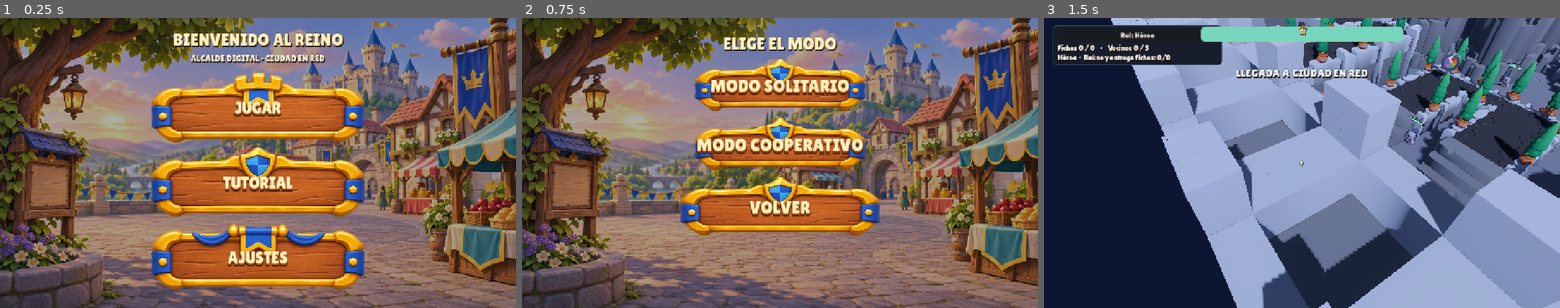
Above: before the commit, frames 1-3 (left to right).
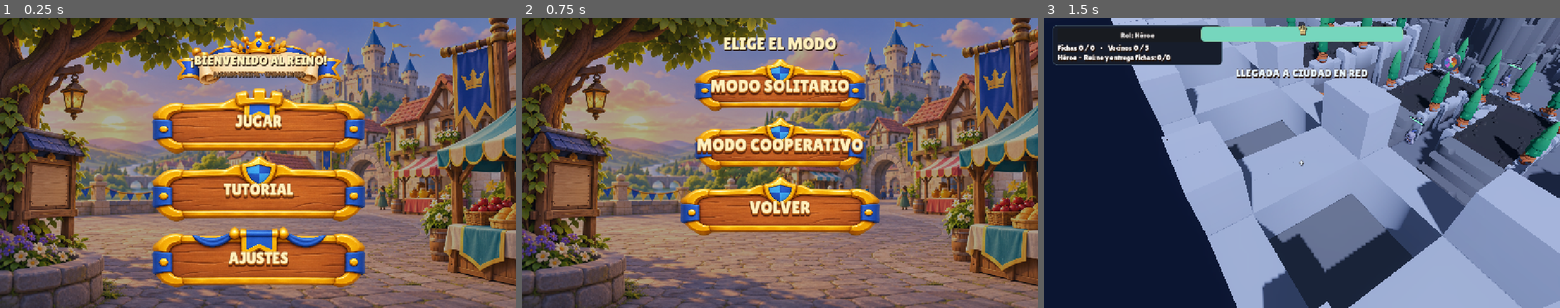
Above: after the commit, the same moments.

Repository: GM-Tin/alcalde-digital
Game: Godot game, scene res://main.tscn
Two runs of this game, one before a commit and one after it. Both use one fixed random seed, a clock stepped at 60 frames per second and the inputs below.
Inputs:
- Up to frame 1 (0.25 s): no input
- Up to frame 2 (0.75 s): click "JUGAR" at 0.5 s
- Up to frame 3 (1.5 s): click "MODO SOLITARIO" at 1.25 s

The runs differ from the first frame. In frame 1, 22% of the frame differs, in the area x 29-71%, y 4-94%; in frame 2, less than 0.1%; in frame 3, nothing differs.

Commit message:
Polish cartoon welcome menu layout

Diff:
--- a/godot3d/scripts/world.gd
+++ b/godot3d/scripts/world.gd
@@ -1508,7 +1508,7 @@
 		home_style.border_color = Color(0, 0, 0, 0)
 		home_style.set_border_width_all(0)
 		menu_panel.add_theme_stylebox_override("panel", home_style)
-		menu_content.add_theme_constant_override("separation", 8)
+		menu_content.add_theme_constant_override("separation", 4)
 	else:
 		menu_panel.offset_left = -390
 		menu_panel.offset_top = -340
@@ -1528,15 +1528,12 @@
 	title.horizontal_alignment = HORIZONTAL_ALIGNMENT_CENTER
 	_style_cartoon_text(title, 42)
 	title.add_theme_color_override("font_color", Color("fff0bd"))
-	if page != "tutorial":
+	if page == "home":
+		_add_welcome_header(title)
+	elif page != "tutorial":
 		menu_content.add_child(title)
 	match page:
 		"home":
-			title.text = "BIENVENIDO AL REINO"
-			_add_menu_label("ALCALDE DIGITAL · CIUDAD EN RED", 17)
-			var home_spacer := Control.new()
-			home_spacer.custom_minimum_size = Vector2(1, 6)
-			menu_content.add_child(home_spacer)
 			_add_image_menu_button("JUGAR", 0, func(): _show_menu_page("mode"))
 			_add_image_menu_button("TUTORIAL", 1, func(): _show_menu_page("tutorial"))
 			_add_image_menu_button("AJUSTES", 2, func(): _show_menu_page("settings"))
@@ -1640,6 +1637,47 @@
 	label.add_theme_color_override("font_color", Color("f7f2df"))
 	menu_content.add_child(label)
 
+func _add_welcome_header(title: Label) -> void:
+	# A compact illustrated crest keeps the welcome copy clear of the button art.
+	var header := Control.new()
+	header.name = "WelcomeHeader"
+	header.custom_minimum_size = Vector2(620, 140)
+	header.size_flags_horizontal = Control.SIZE_EXPAND_FILL
+	var banner := TextureRect.new()
+	banner.texture = load("res://assets/ui/welcome_banner.png") as Texture2D
+	banner.set_anchors_and_offsets_preset(Control.PRESET_FULL_RECT)
+	banner.expand_mode = TextureRect.EXPAND_IGNORE_SIZE
+	banner.stretch_mode = TextureRect.STRETCH_KEEP_ASPECT_CENTERED
+	banner.mouse_filter = Control.MOUSE_FILTER_IGNORE
+	header.add_child(banner)
+	title.text = "¡BIENVENIDO AL REINO!"
+	title.set_anchors_and_offsets_preset(Control.PRESET_FULL_RECT)
+	title.offset_left = 18
+	title.offset_right = -18
+	title.offset_top = 56
+	title.offset_bottom = -44
+	title.add_theme_font_size_override("font_size", 32)
+	title.add_theme_color_override("font_color", Color("fff1bb"))
+	title.add_theme_constant_override("outline_size", 3)
+	title.mouse_filter = Control.MOUSE_FILTER_IGNORE
+	header.add_child(title)
+	var subtitle := Label.new()
+	subtitle.text = "ALCALDE DIGITAL · CIUDAD EN RED"
+	subtitle.horizontal_alignment = HORIZONTAL_ALIGNMENT_CENTER
+	subtitle.vertical_alignment = VERTICAL_ALIGNMENT_CENTER
+	subtitle.set_anchors_and_offsets_preset(Control.PRESET_FULL_RECT)
+	subtitle.offset_left = 18
+	subtitle.offset_right = -18
+	subtitle.offset_top = 94
+	subtitle.offset_bottom = -16
+	_style_cartoon_text(subtitle, 15)
+	subtitle.add_theme_color_override("font_color", Color("70421c"))
+	subtitle.add_theme_color_override("font_outline_color", Color("fff1cf"))
+	subtitle.add_theme_constant_override("outline_size", 1)
+	subtitle.mouse_filter = Control.MOUSE_FILTER_IGNORE
+	header.add_child(subtitle)
+	menu_content.add_child(header)
+
 func _style_cartoon_text(control: Control, font_size: int) -> void:
 	control.add_theme_font_override("font", CARTOON_FONT)
 	control.add_theme_font_size_override("font_size", font_size)
@@ -1759,7 +1797,7 @@
 	var button := Button.new()
 	button.name = "ImageButton_%s" % caption.to_pascal_case()
 	button.focus_mode = Control.FOCUS_ALL
-	button.custom_minimum_size = Vector2(535, 178)
+	button.custom_minimum_size = Vector2(535, 166)
 	button.size_flags_horizontal = Control.SIZE_SHRINK_CENTER
 	button.mouse_filter = Control.MOUSE_FILTER_STOP
 	button.text = ""
@@ -1772,8 +1810,13 @@
 	button.add_theme_stylebox_override("focus", hover_style)
 	_add_extruded_button_text(button, caption, 39)
 	button.pressed.connect(callback)
-	button.mouse_entered.connect(func(): _animate_image_menu_button(button, Color(1.1, 1.06, 0.94)))
-	button.mouse_exited.connect(func(): _animate_image_menu_button(button, Color.WHITE))
+	button.resized.connect(func(): button.pivot_offset = button.size / 2.0)
+	button.mouse_entered.connect(func(): _animate_image_menu_button(button, Color(1.1, 1.06, 0.94), Vector2(1.025, 1.025)))
+	button.mouse_exited.connect(func(): _animate_image_menu_button(button, Color.WHITE, Vector2.ONE))
+	button.gui_input.connect(func(event: InputEvent):
+		if event is InputEventMouseButton and event.button_index == MOUSE_BUTTON_LEFT:
+			_animate_image_menu_button(button, Color(0.9, 0.82, 0.66) if event.pressed else Color(1.1, 1.06, 0.94), Vector2(0.97, 0.97) if event.pressed else Vector2.ONE)
+	)
 	menu_content.add_child(button)
 
 func _add_extruded_button_text(button: Button, caption: String, lettering_size: int = 39) -> void:
@@ -1829,12 +1872,13 @@
 	style.content_margin_bottom = 8.0
 	return style
 
-func _animate_image_menu_button(button: Button, target_tint: Color) -> void:
+func _animate_image_menu_button(button: Button, target_tint: Color, target_scale: Vector2 = Vector2.ONE) -> void:
 	if not is_instance_valid(button):
 		return
 	var tween := create_tween()
 	tween.set_ease(Tween.EASE_OUT)
 	tween.parallel().tween_property(button, "modulate", target_tint, 0.12)
+	tween.parallel().tween_property(button, "scale", target_scale, 0.12)
 
 func _add_tutorial_card(icon_text: String, description: String) -> void:
 	var row := HBoxContainer.new()
Binary file added: godot3d/assets/ui/welcome_banner.png
Not shown, added: godot3d/assets/ui/welcome_banner.png.import
